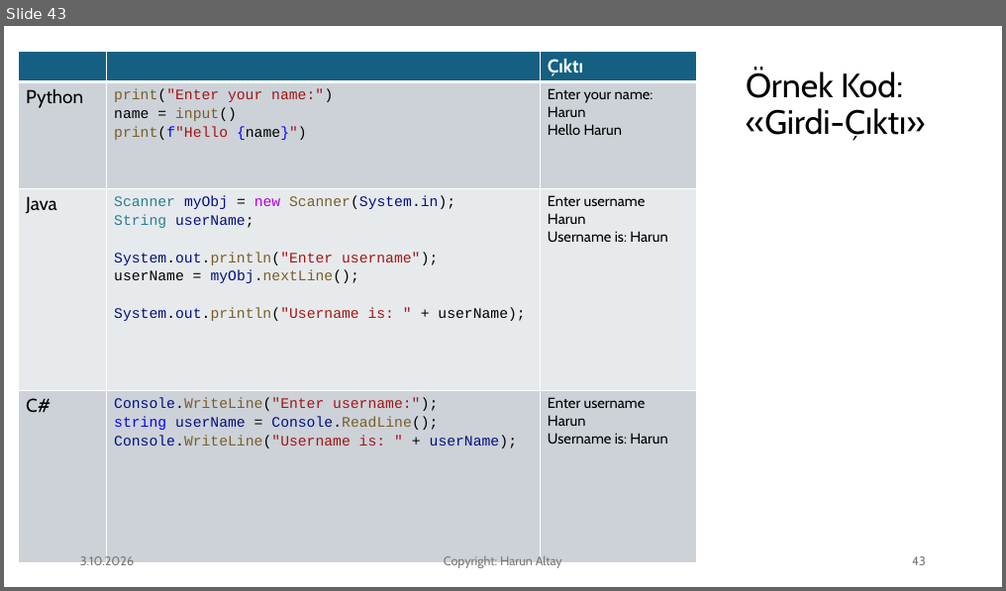
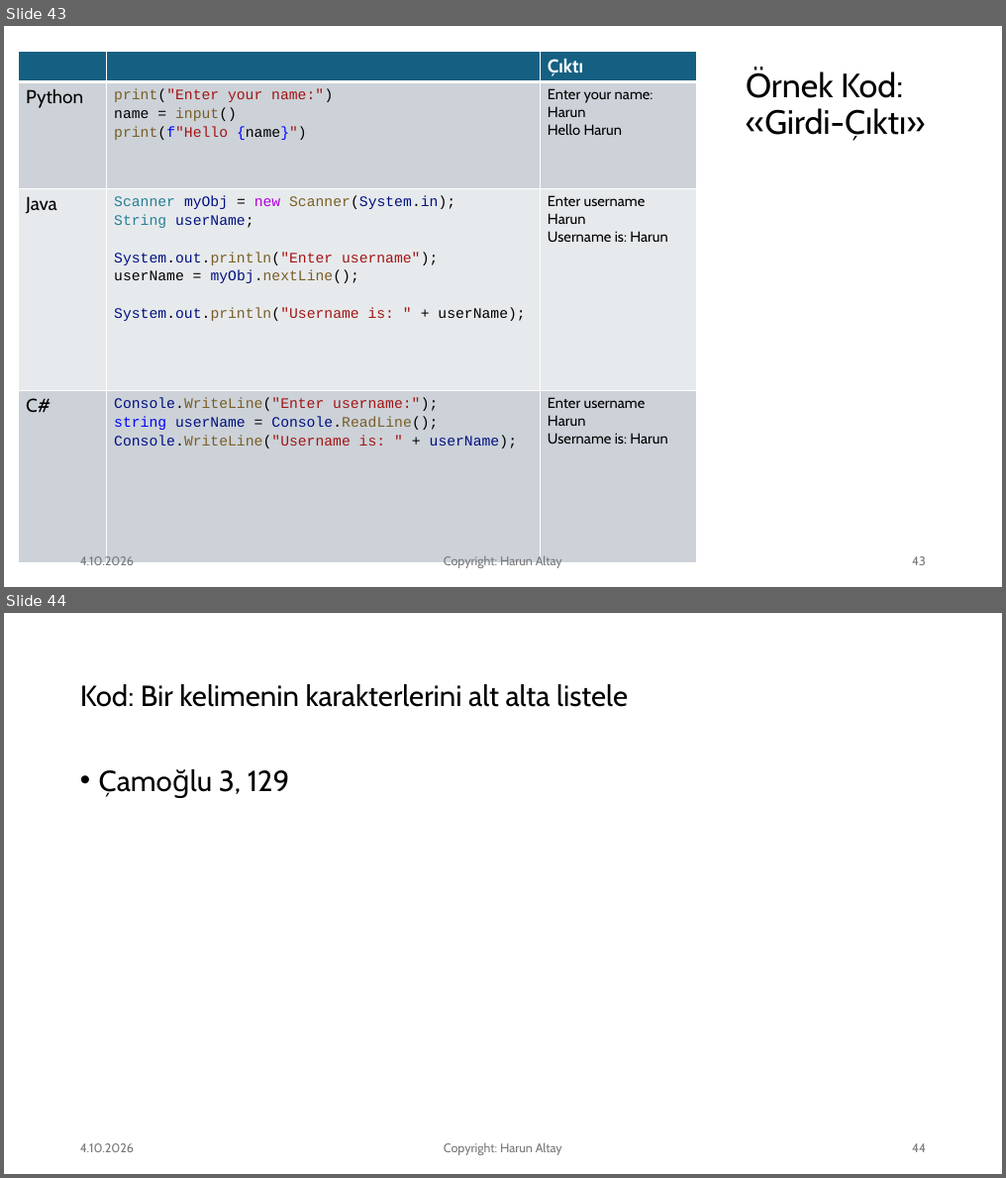
Before and after one commit to harunaltay/harunaltay.github.io, a slide deck: prog-diller/yazilim-sunum/Yazilim-Programlama-Dilleri-Giris.pptx. Shown one above the other, each under a label of ours: slide 43 before the commit, slides 43 and 44 after it. The pictures are 1006x591 and 1006x1178 pixels, drawn with LibreOffice and Linux fonts; fonts in the diff are those of the drawing. Boxes give left, top, right and bottom in pixels: in the first picture for what was removed or moved away, otherwise in the second. Text is boxed around its words. In the diff, an @@ line names an element or a change of style, - is before the commit and + after.

```diff
--- a/prog-diller/yazilim-sunum/Yazilim-Programlama-Dilleri-Giris.pptx
+++ b/prog-diller/yazilim-sunum/Yazilim-Programlama-Dilleri-Giris.pptx
@@ slide 44 added at (x1=4, y1=613, x2=1002, y2=1174), background #FFFFFF @@
@@ title added at (x1=80, y1=684, x2=628, y2=707), 28 pt, text #000000 @@
+Kod: Bir kelimenin karakterlerini alt alta listele
@@ text added at (x1=219, y1=770, x2=290, y2=794), 28 pt, text #000000 @@
+• Çamoğlu 3, 129
@@ text added at (x1=80, y1=1144, x2=134, y2=1153), 12 pt, text #797979 @@
+4.10.2026
@@ text added at (x1=444, y1=1143, x2=562, y2=1156), 12 pt, text #797979 @@
+Copyright: Harun Altay
@@ page number added at (x1=912, y1=1144, x2=926, y2=1153), 12 pt, text #797979 @@
+44
@@ slide 43 changed as well @@
@@ text at (x1=80, y1=555, x2=134, y2=569): text changed @@
-3.10.2026
+4.10.2026
```
Also in this commit, not shown: 45 other slides changed, 9 other slides added, 1 other file.
